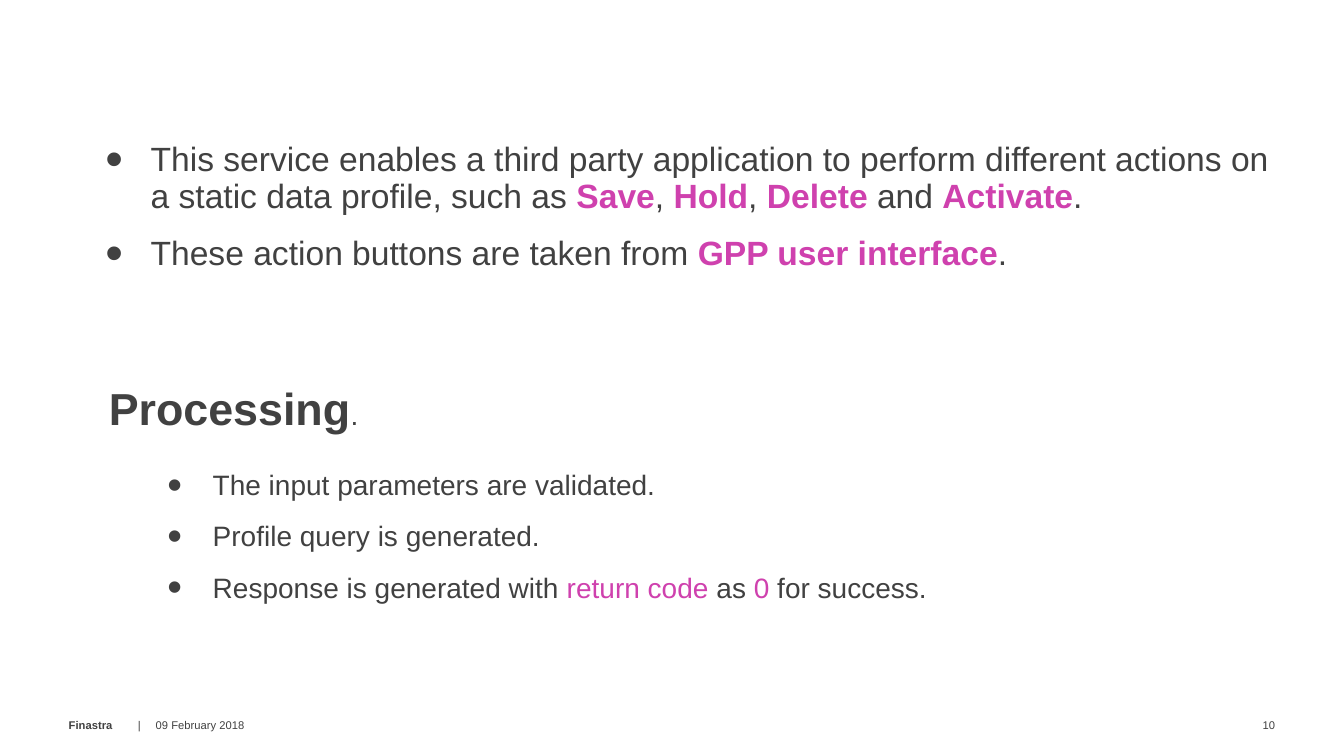
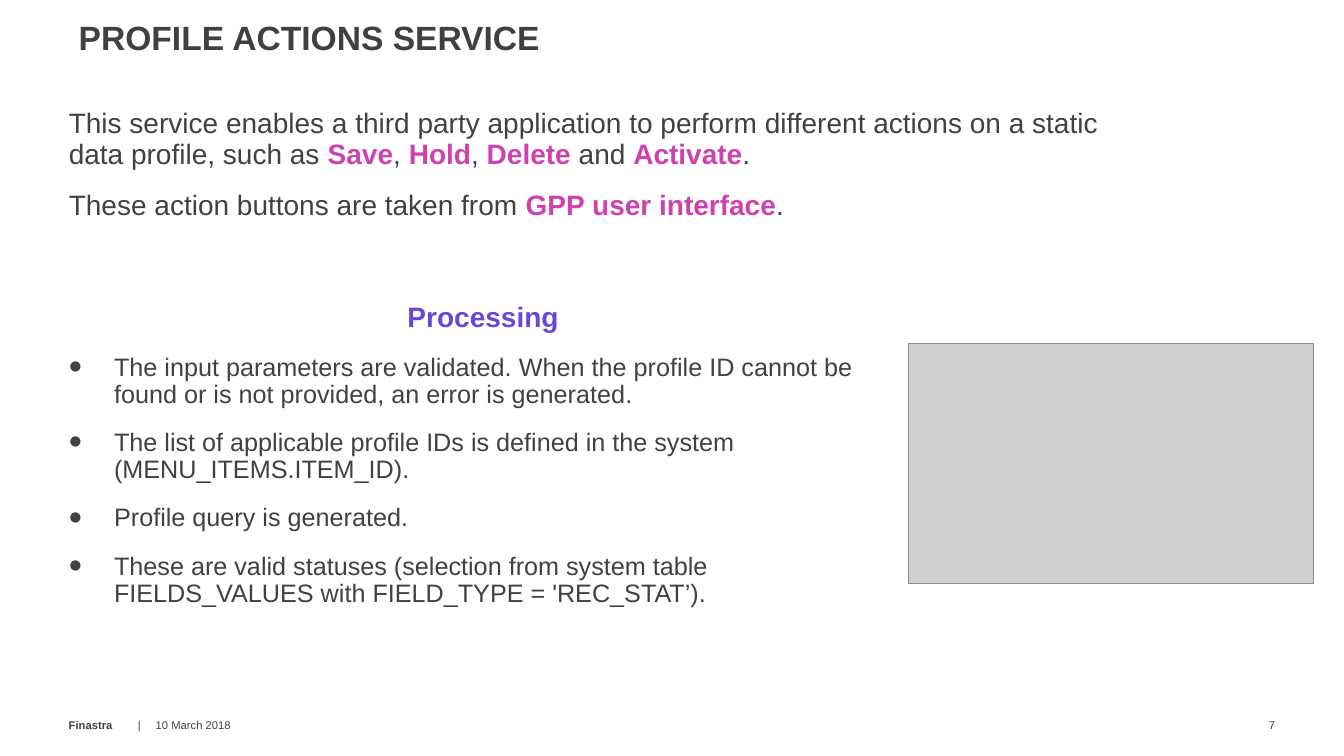
Before and after one commit to alexfinastra/IntegrationWorkshop, a slide deck: slide 7 of documentation/11 SOA Services - Static Data.pptx (slide 10 before the commit). Drawn at 1344x756 pixels with LibreOffice and Linux fonts; fonts in the diff are those of the drawing; grey boxes stand for pictures; background and template pictures are left out. Boxes give left, top, right and bottom in pixels: in the first picture for what was removed or moved away, otherwise in the second. Text is boxed around its words. In the diff, an @@ line names an element or a change of style, - is before the commit and + after.

```diff
--- a/documentation/11 SOA Services - Static Data.pptx
+++ b/documentation/11 SOA Services - Static Data.pptx
@@ text added at (x1=79, y1=26, x2=540, y2=51), 24 pt, text #404040, bold @@
+PROFILE ACTIONS SERVICE
@@ text "This service enables a third ..." moved from (x1=151, y1=146, x2=1268, y2=266) to (x1=69, y1=112, x2=1097, y2=216) @@
@@ text "This service enables a third ..." at (x1=69, y1=112, x2=1097, y2=216): size 24 to 20 pt; bullet • to none @@
@@ text added at (x1=114, y1=306, x2=852, y2=608), 18 pt, text #414141 @@
+Processing
+• The input parameters are validated. When the profile ID cannot be found or is not provided, an error is generated.
+• The list of applicable profile IDs is defined in the system (MENU_ITEMS.ITEM_ID).
+• Profile query is generated.
+• These are valid statuses (selection from system table FIELDS_VALUES with FIELD_TYPE = 'REC_STAT’).
@@ picture added at (x1=909, y1=344, x2=1315, y2=584) @@
@@ text removed at (x1=109, y1=392, x2=350, y2=434) @@
-Processing.
@@ text removed at (x1=213, y1=474, x2=927, y2=603) @@
-• The input parameters are validated.
-• Profile query is generated.
-• Response is generated with return code as 0 for success.
@@ text at (x1=156, y1=721, x2=231, y2=729): text changed @@
-09 February 2018
+10 March 2018
@@ page number at (x1=1269, y1=721, x2=1275, y2=729): text changed @@
-10
+7
```
Also in this commit, not shown: 9 other slides changed, 4 slides removed, 20 other files.
